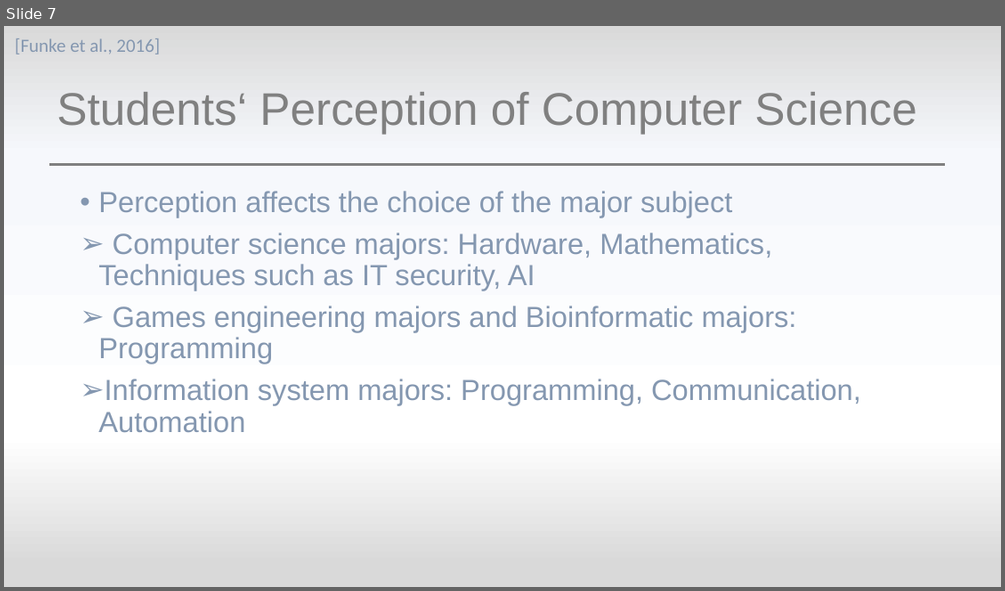
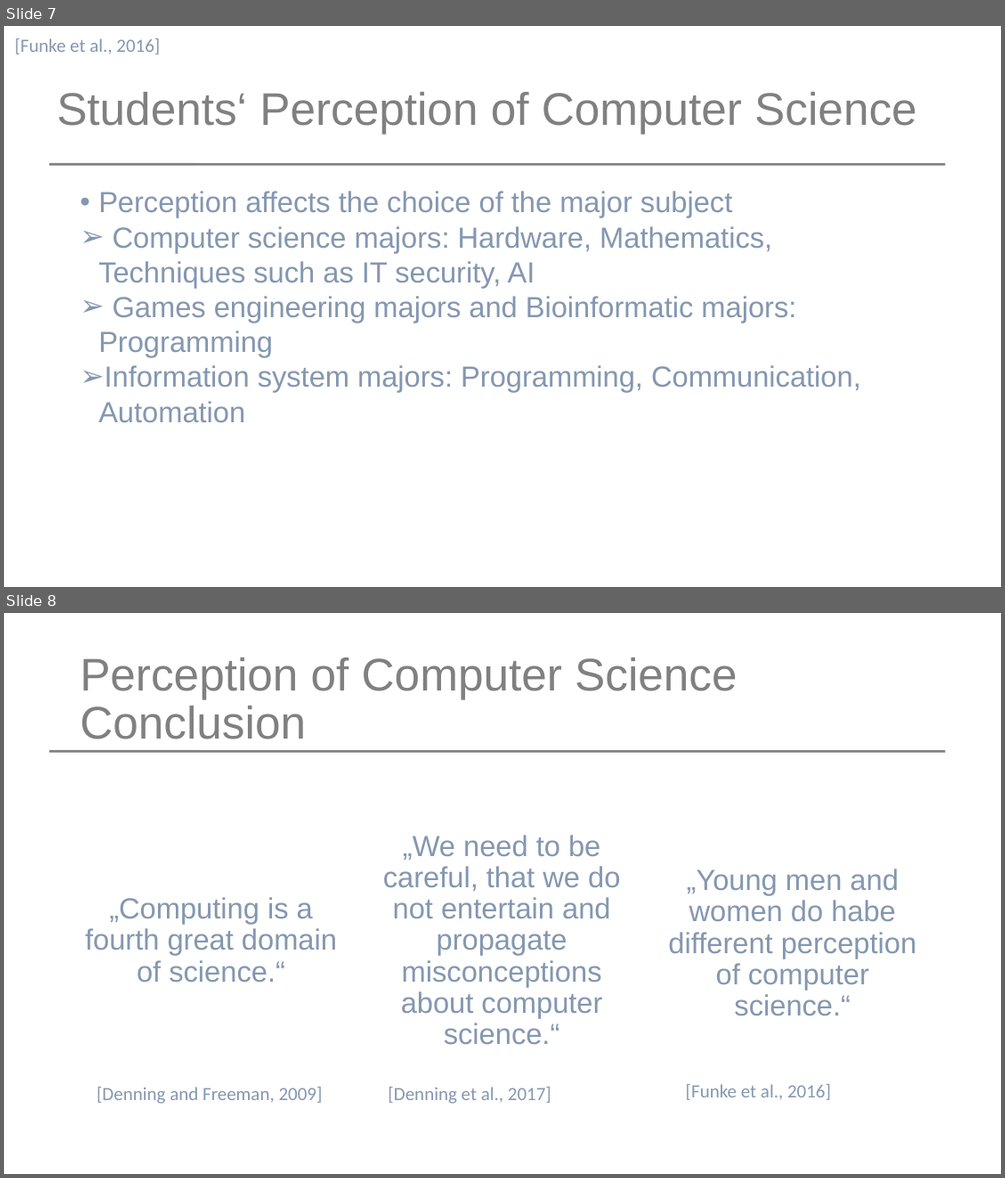
Before and after one commit to mieztatz/spwal, a slide deck: Assignment4.pptx. Shown one above the other, each under a label of ours: slide 7 before the commit, slides 7 and 8 after it. The pictures are 1005x591 and 1005x1178 pixels, drawn with LibreOffice and Linux fonts; fonts in the diff are those of the drawing. Boxes give left, top, right and bottom in pixels: in the first picture for what was removed or moved away, otherwise in the second. Text is boxed around its words. In the diff, an @@ line names an element or a change of style, - is before the commit and + after.

Commit message:
Neue Folie Conclusion

```diff
--- a/Assignment4.pptx
+++ b/Assignment4.pptx
@@ slide 8 added at bbox=[4, 613, 1001, 1174], background #FFFFFF @@
@@ text added at bbox=[80, 657, 737, 739], 44 pt, text #808080 @@
+Perception of Computer Science
+Conclusion
@@ line added from (49, 751) to (946, 751), #808080 2.24 pt @@
@@ text added at bbox=[383, 835, 620, 1044], 28 pt, text #8497B0 @@
+„We need to be careful, that we do not entertain and propagate misconceptions about computer science.“
@@ text added at bbox=[668, 868, 916, 1015], 28 pt, text #8497B0 @@
+„Young men and women do habe different perception of computer science.“
@@ text added at bbox=[85, 897, 337, 981], 28 pt, text #8497B0 @@
+„Computing is a fourth great domain of science.“
@@ text added at bbox=[97, 1086, 323, 1103], 18 pt, text #8497B0 @@
+[Denning and Freeman, 2009]
@@ text added at bbox=[388, 1086, 551, 1103], 18 pt, text #8497B0 @@
+[Denning et al., 2017]
@@ text added at bbox=[686, 1084, 831, 1100], 18 pt, text #8497B0 @@
+[Funke et al., 2016]
@@ slide 7 changed as well @@
@@ background gradient #D9D9D9 to #F6F8FC to #FFFFFF to #FFFFFF @@
@@ text "Perception affects the choice of ..." at bbox=[98, 191, 861, 422]: less space between paragraphs; line spacing 0.9 to 1 @@
```
Also in this commit, not shown: 8 other slides changed.
